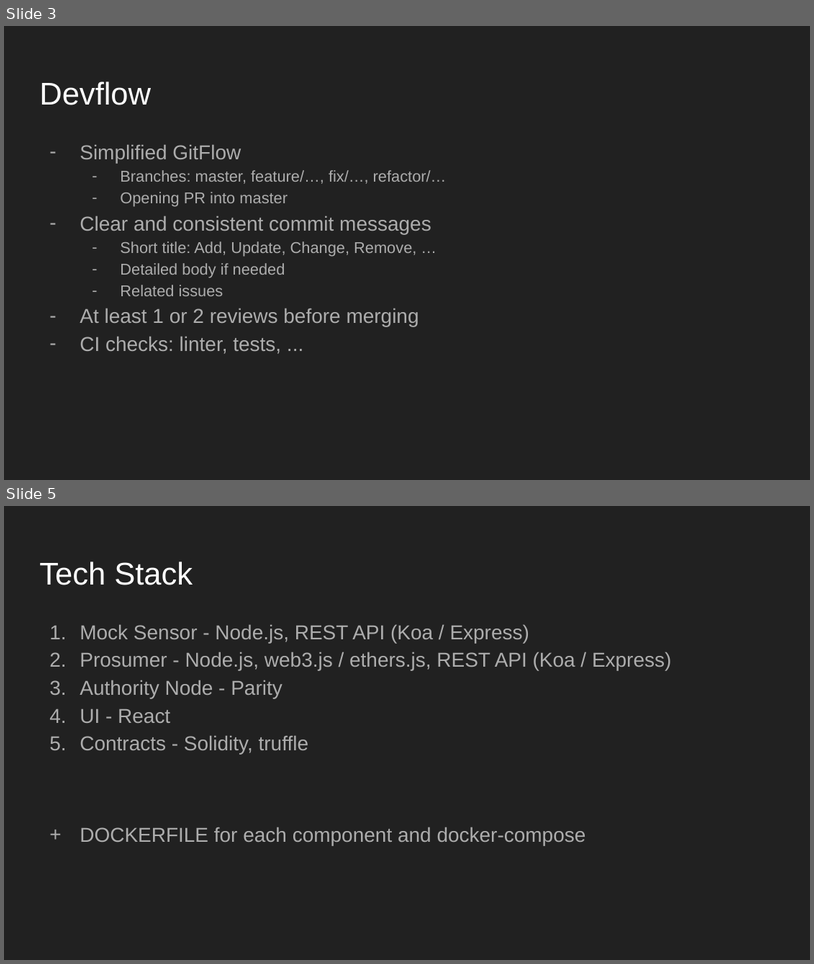
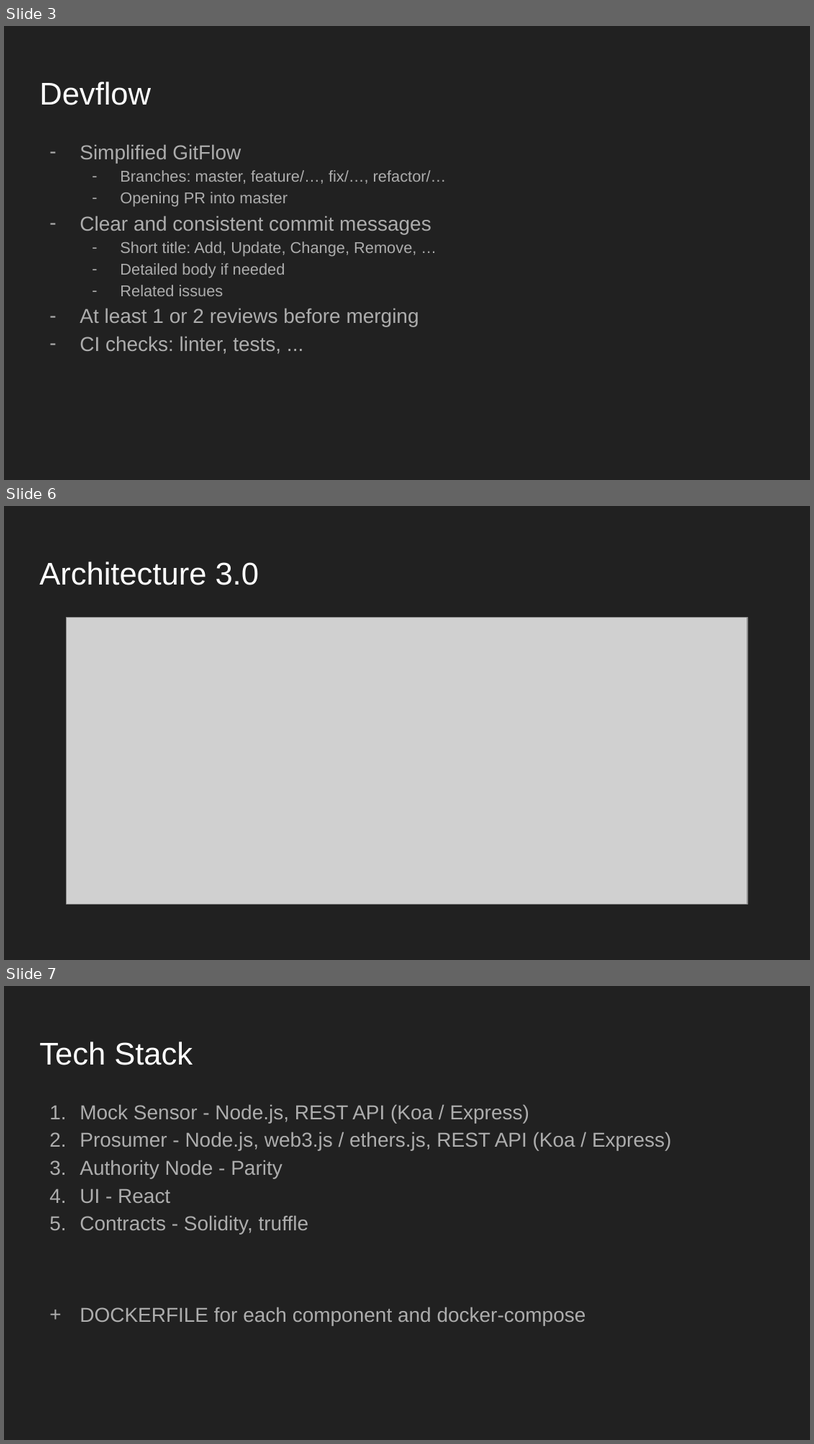
Before and after one commit to JacobEberhardt/decentralized-energy-trading, a slide deck: documentation/architecture.pptx. Shown one above the other, each under a label of ours: slides 3 and 5 before the commit, slides 3, 6 and 7 after it; the slides between them are not shown. The pictures are 814x964 and 814x1444 pixels, drawn with LibreOffice and Linux fonts; fonts in the diff are those of the drawing; grey boxes stand for pictures. Boxes give left, top, right and bottom in pixels: in the first picture for what was removed or moved away, otherwise in the second. Text is boxed around its words. In the diff, an @@ line names an element or a change of style, - is before the commit and + after.

Commit message:
Add updated presentation
- add slide Architecture 2.0 (from the 23.08.) with description
- add slide Architecture 3.0 (from the 07.05.) with description of changes

```diff
--- a/documentation/architecture.pptx
+++ b/documentation/architecture.pptx
@@ slide 6 added at (4,506,810,960), background #212121 @@
@@ title added at (39,561,260,585), 28 pt, text #FFFFFF @@
+Architecture 3.0
@@ picture added at (67,618,748,903) @@
@@ what was slide 5 is now slide 7 @@
```
Also in this commit, not shown: 1 slide changed, 1 other slide added.
